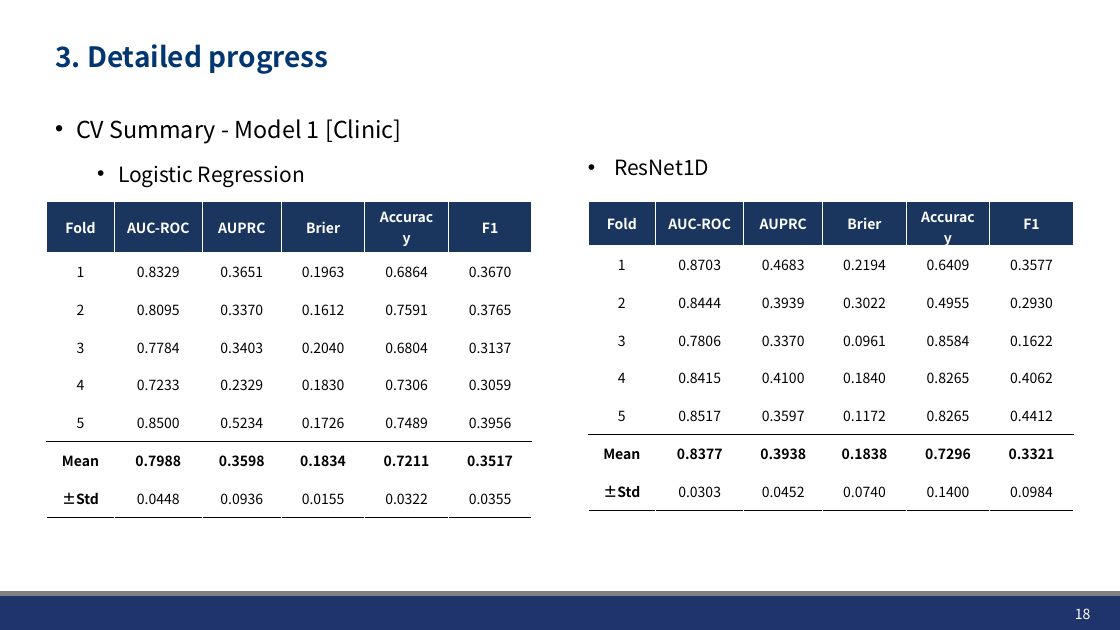
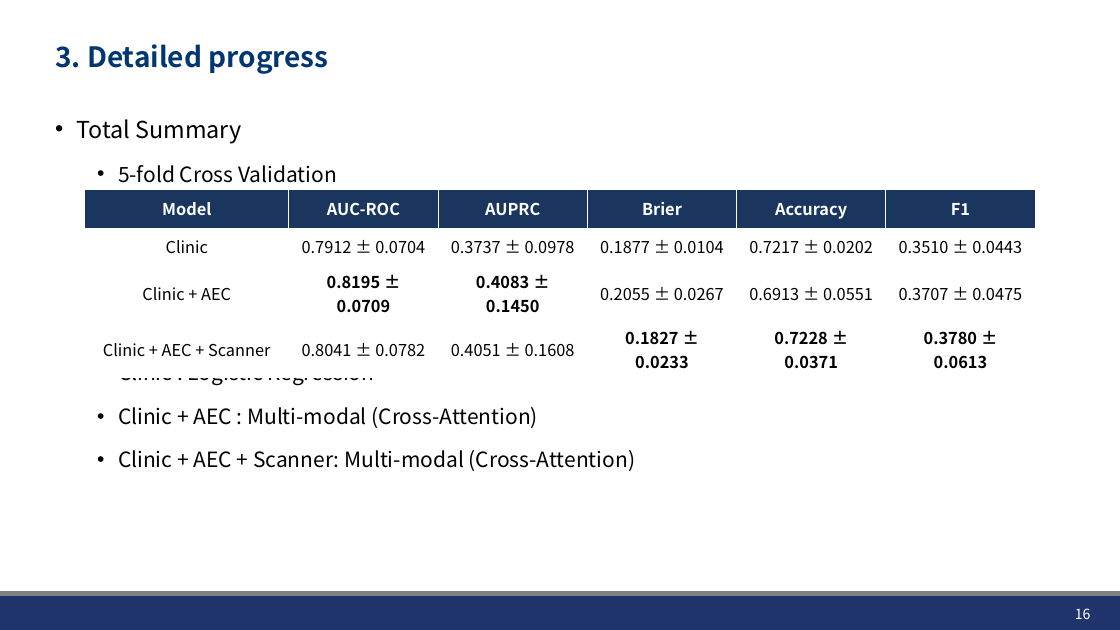
Before and after one commit to JHWannabe/2026-1_Study, a slide deck: slide 16 of 연구자료/260514_AEC_SMI_Analysis.pptx (slide 18 before the commit). Drawn at 1120x630 pixels with LibreOffice and Linux fonts; fonts in the diff are those of the drawing; background and template pictures are left out. Boxes give left, top, right and bottom in pixels: in the first picture for what was removed or moved away, otherwise in the second. Text is boxed around its words. In the diff, an @@ line names an element or a change of style, - is before the commit and + after.

```diff
--- a/연구자료/260514_AEC_SMI_Analysis.pptx
+++ b/연구자료/260514_AEC_SMI_Analysis.pptx
@@ text at (76, 119, 636, 471): text changed; size 20 to 18 pt @@
-• CV Summary - Model 1 [Clinic]
-  • Logistic Regression
+• Total Summary
+  • 5-fold Cross Validation
+  • Clinic : Logistic Regression
+  • Clinic + AEC : Multi-modal (Cross-Attention)
+  • Clinic + AEC + Scanner: Multi-modal (Cross-Attention)
@@ text removed at (614, 159, 709, 176) @@
-  • ResNet1D
@@ table removed at (47, 202, 532, 509), 8 rows, 6 columns @@
-Fold | AUC-ROC | AUPRC | Brier | Accuracy | F1
-1 | 0.8329 | 0.3651 | 0.1963 | 0.6864 | 0.3670
-2 | 0.8095 | 0.3370 | 0.1612 | 0.7591 | 0.3765
-3 | 0.7784 | 0.3403 | 0.2040 | 0.6804 | 0.3137
-4 | 0.7233 | 0.2329 | 0.1830 | 0.7306 | 0.3059
-5 | 0.8500 | 0.5234 | 0.1726 | 0.7489 | 0.3956
-Mean | 0.7988 | 0.3598 | 0.1834 | 0.7211 | 0.3517
-±Std | 0.0448 | 0.0936 | 0.0155 | 0.0322 | 0.0355
@@ table added at (85, 190, 1037, 373), 4 rows, 6 columns @@
+Model | AUC-ROC | AUPRC | Brier | Accuracy | F1
+Clinic | 0.7912 ± 0.0704 | 0.3737 ± 0.0978 | 0.1877 ± 0.0104 | 0.7217 ± 0.0202 | 0.3510 ± 0.0443
+Clinic + AEC | 0.8195 ± 0.0709 | 0.4083 ± 0.1450 | 0.2055 ± 0.0267 | 0.6913 ± 0.0551 | 0.3707 ± 0.0475
+Clinic + AEC + Scanner | 0.8041 ± 0.0782 | 0.4051 ± 0.1608 | 0.1827 ± 0.0233 | 0.7228 ± 0.0371 | 0.3780 ± 0.0613
@@ table removed at (588, 202, 1073, 504), 8 rows, 6 columns @@
-Fold | AUC-ROC | AUPRC | Brier | Accuracy | F1
-1 | 0.8703 | 0.4683 | 0.2194 | 0.6409 | 0.3577
-2 | 0.8444 | 0.3939 | 0.3022 | 0.4955 | 0.2930
-3 | 0.7806 | 0.3370 | 0.0961 | 0.8584 | 0.1622
-4 | 0.8415 | 0.4100 | 0.1840 | 0.8265 | 0.4062
-5 | 0.8517 | 0.3597 | 0.1172 | 0.8265 | 0.4412
-Mean | 0.8377 | 0.3938 | 0.1838 | 0.7296 | 0.3321
-±Std | 0.0303 | 0.0452 | 0.0740 | 0.1400 | 0.0984
@@ page number at (1075, 608, 1091, 619): text changed @@
-18
+16
```
Also in this commit, not shown: 2 other slides changed, 4 slides added, 2 slides removed, 1 other file.
